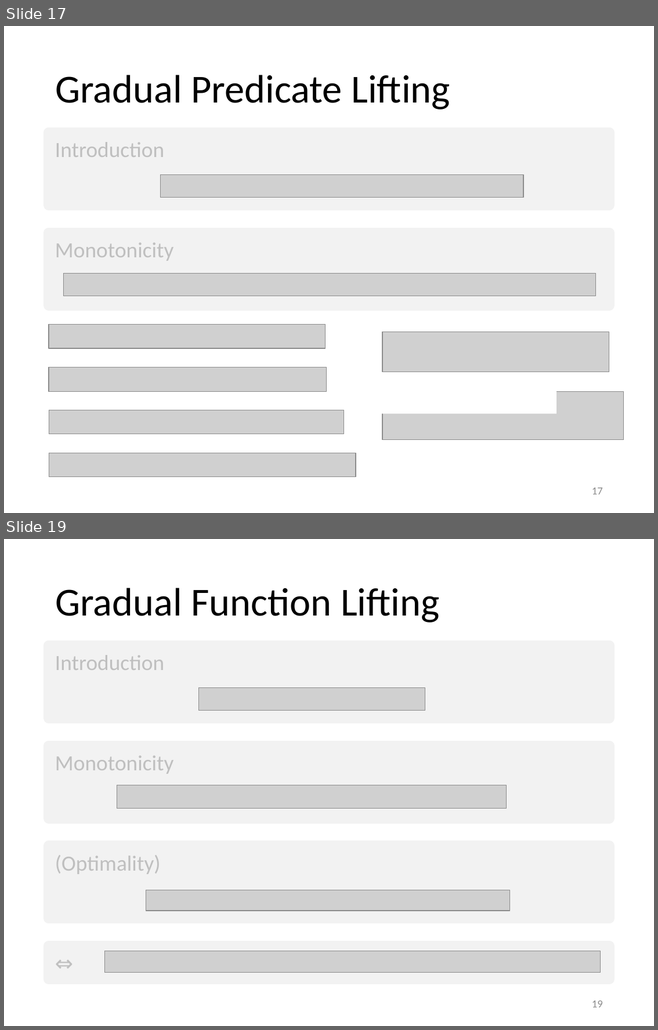
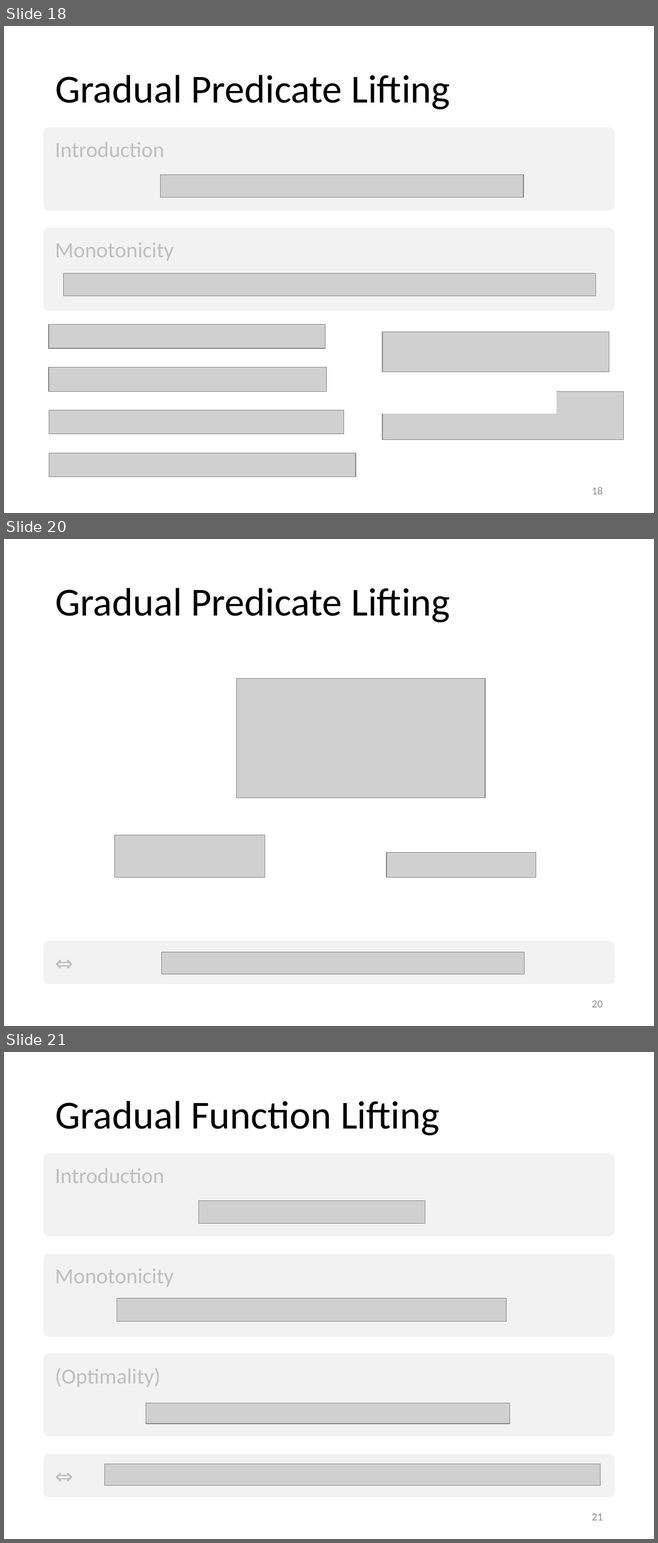
Before and after one commit to olydis/GradVerThesis, a slide deck: presentation/PLunch.pptm. Shown one above the other, each under a label of ours: slides 17 and 19 before the commit, slides 18, 20 and 21 after it; the slides between them are not shown. The pictures are 658x1030 and 658x1543 pixels, drawn with LibreOffice and Linux fonts; fonts in the diff are those of the drawing; grey boxes stand for pictures; background and template pictures are left out. Boxes give left, top, right and bottom in pixels: in the first picture for what was removed or moved away, otherwise in the second. Text is boxed around its words. In the diff, an @@ line names an element or a change of style, - is before the commit and + after.

```diff
--- a/presentation/PLunch.pptm
+++ b/presentation/PLunch.pptm
@@ slide 20 added at bbox=[4, 539, 654, 1026], background #FFFFFF @@
@@ title added at bbox=[55, 588, 449, 623], 44 pt, text #000000 @@
+Gradual Predicate Lifting
@@ picture added at bbox=[237, 679, 485, 798] @@
@@ picture added at bbox=[114, 835, 265, 878] @@
@@ picture added at bbox=[386, 852, 535, 878] @@
@@ rectangle added at bbox=[49, 946, 610, 979], fill #F2F2F2, outline #F2F2F2 12 pt, 24 pt, text #BFBFBF @@
+⇔
@@ picture added at bbox=[161, 952, 524, 974] @@
@@ page number added at bbox=[592, 1001, 603, 1008], 12 pt, text #8C8C8C @@
+20
@@ what was slide 17 is now slide 18 @@
@@ page number at bbox=[592, 487, 603, 495]: text changed @@
-17
+18
@@ what was slide 19 is now slide 21 @@
@@ page number at bbox=[592, 1514, 603, 1521]: text changed @@
-19
+21
```
Also in this commit, not shown: 2 slides changed, 5 other slides added, 1 slide removed, 3 other files.
